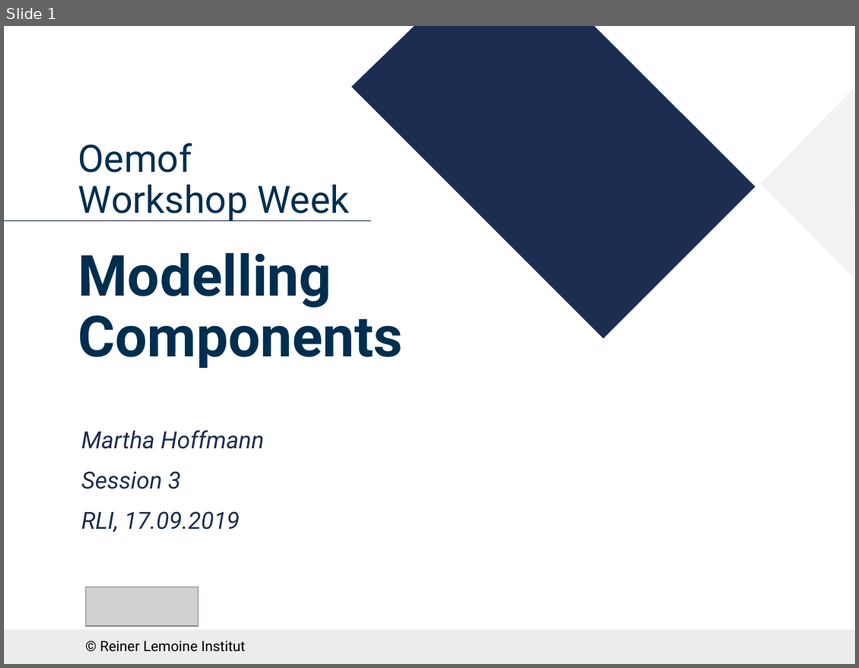
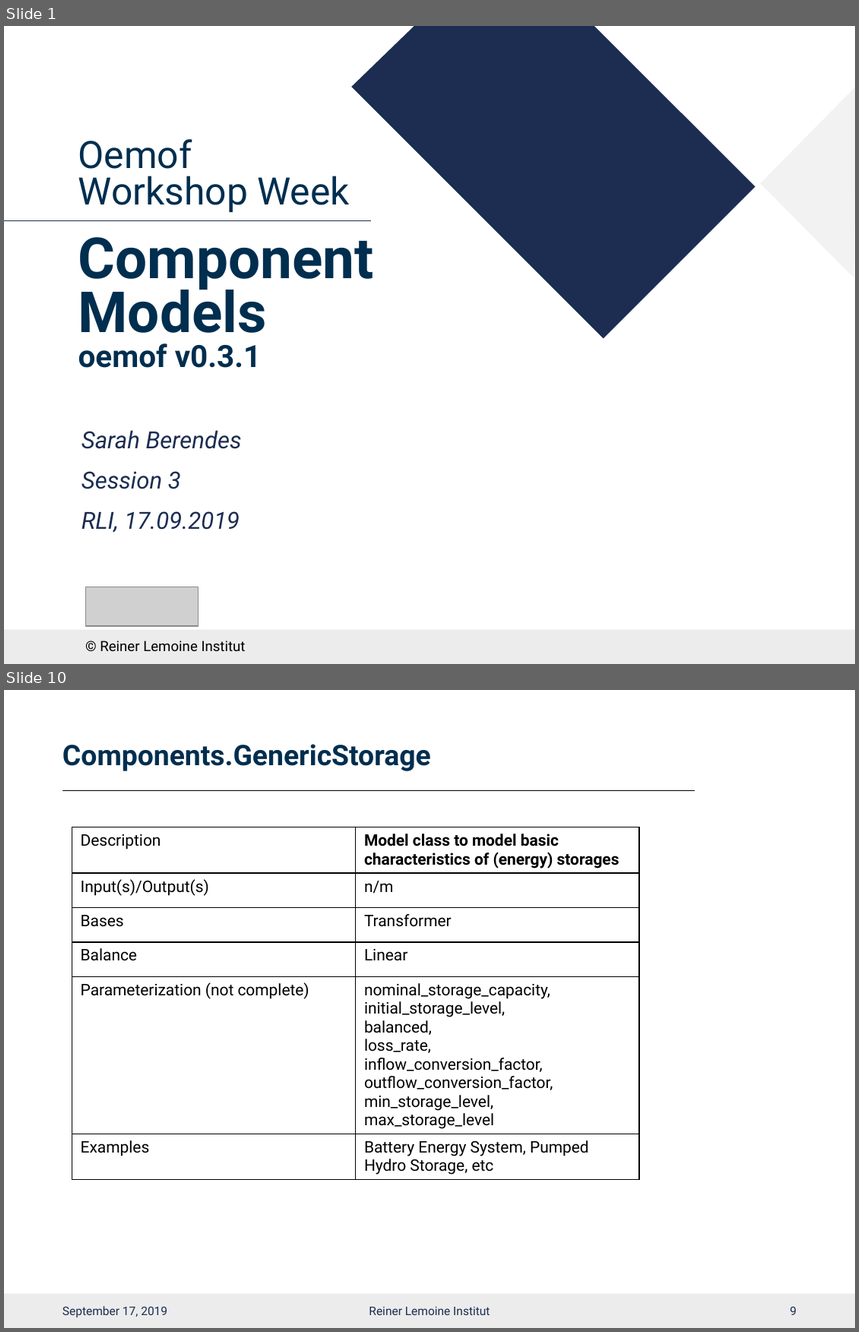
Before and after one commit to smartie2076/oemof_workshop, a slide deck: Oemof_Workshop_05_Components.pptx. Shown one above the other, each under a label of ours: slide 1 before the commit, slides 1 and 10 after it; the slides between them are not shown. The pictures are 859x668 and 859x1332 pixels, drawn with LibreOffice and Linux fonts; fonts in the diff are those of the drawing; grey boxes stand for pictures; background and template pictures are left out. Boxes give left, top, right and bottom in pixels: in the first picture for what was removed or moved away, otherwise in the second. Text is boxed around its words. In the diff, an @@ line names an element or a change of style, - is before the commit and + after.

Commit message:
model_components workshop material is uploaded

```diff
--- a/Oemof_Workshop_05_Components.pptx
+++ b/Oemof_Workshop_05_Components.pptx
@@ slide 10 added at [4,690,855,1328], background #FFFFFF; not listed: 1 template element that a slide beside it also shows @@
@@ title added at [63,744,431,771], 24 pt, text #002E4F, bold @@
+Components.GenericStorage
@@ line added from (63, 790) to (694, 790), #000000 0.5 pt @@
@@ table added at [72,827,639,1288], 6 rows, 2 columns @@
+Description | Model class to model basic characteristics of (energy) storages
+Input(s)/Output(s) | n/m
+Bases | Transformer
+Balance | Linear
+Parameterization (not complete) | nominal_storage_capacity, / initial_storage_level, / balanced, / loss_rate, / inflow_conversion_factor, / outflow_conversion_factor, / min_storage_level, / max_storage_level
+Examples | Battery Energy System, Pumped Hydro Storage, etc
@@ text added at [63,1306,167,1318], 10 pt, text #1C2D51 @@
+September 17, 2019
@@ text added at [369,1307,490,1315], 10 pt, text #1C2D51 @@
+Reiner Lemoine Institut
@@ page number added at [790,1307,797,1315], 10 pt, text #1C2D51 @@
+9
@@ slide 1 changed as well @@
@@ text at [78,139,374,368]: text changed; size 48 to 32 pt @@
-Oemof
-Workshop Week
-Modelling Components
+Oemof
+Workshop Week
+Component Models
+oemof v0.3.1
@@ subtitle at [82,430,242,449]: text changed @@
-Martha Hoffmann
+Sarah Berendes
```
Also in this commit, not shown: 2 other slides changed, 18 other slides added, 3 slides removed, 5 other files.
